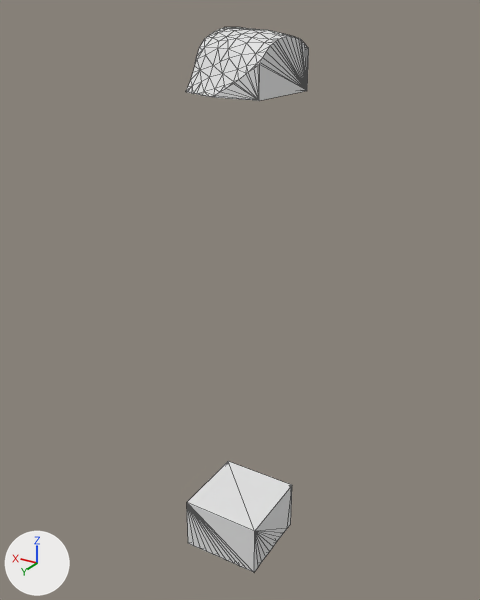
The glTF model assets/terrain/surface_pieces/surf_9_38.glb: old version first, new version second.
One viewpoint serves both versions: a 50 mm camera at (-80.4, -52.62, -21.39) aimed at (-62.23, -82.91, -36.54). Every picture has the same lights, and +X, +Y and +Z are marked at lower left. The older version comes first. Mesh edges are drawn as thin lines. Where no turn or scale is listed for an object, it has been applied to the vertices.

In view in the first picture: 'layer_0', 'layer_6'.
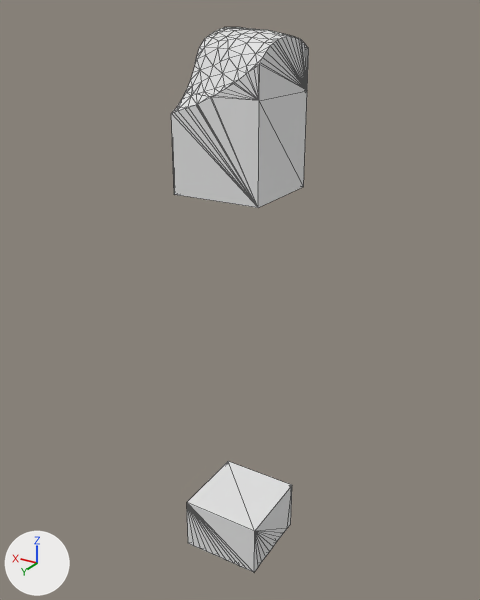
Location of each change, (x1, y1, x2, y2) in pixels of the pictures (480 x 600 px):
'layer_1', added
    after: (171, 91, 307, 208)

Edits to the bpy script that builds the scene:
```text
Add me_layer_1:
    me_layer_1.from_pydata(...)  # 32 vertices, 60 faces; spans x -65.0..-60.0, y -85.0..-80.0, z -30.0..-25.0
Add ob_layer_1:
    ob_layer_1 = bpy.data.objects.new('layer_1', me_layer_1)
    ob_layer_1.location = (0.0, 0.0, 0.0)
```
